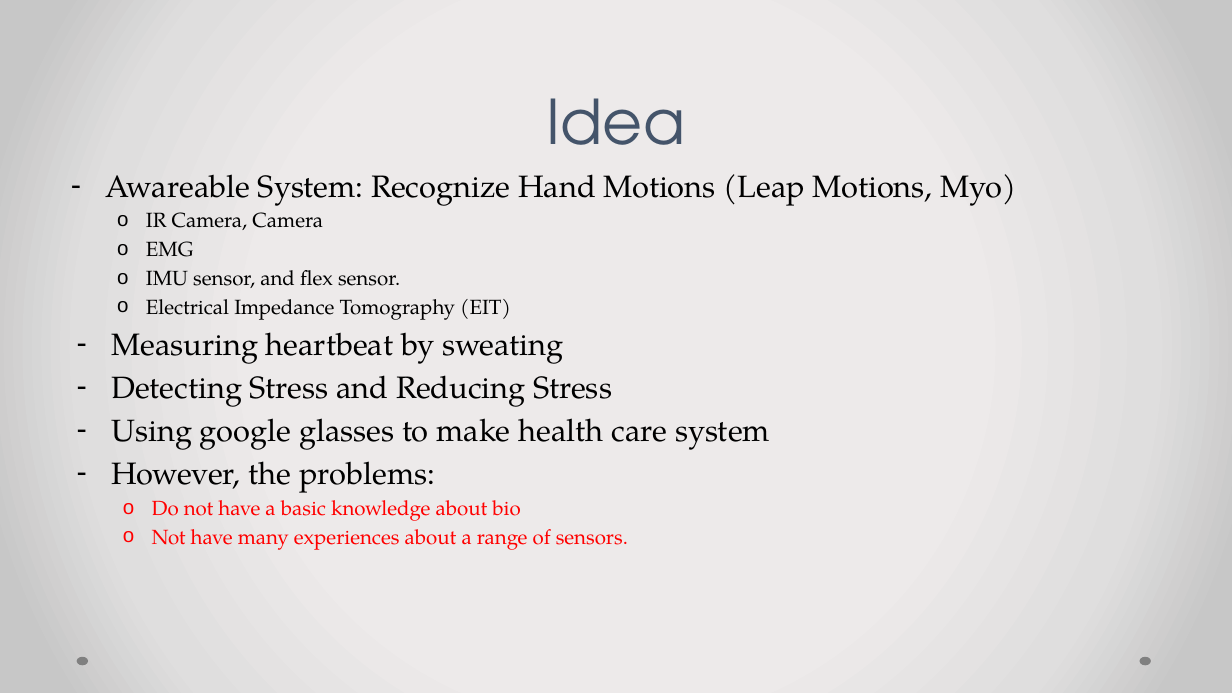
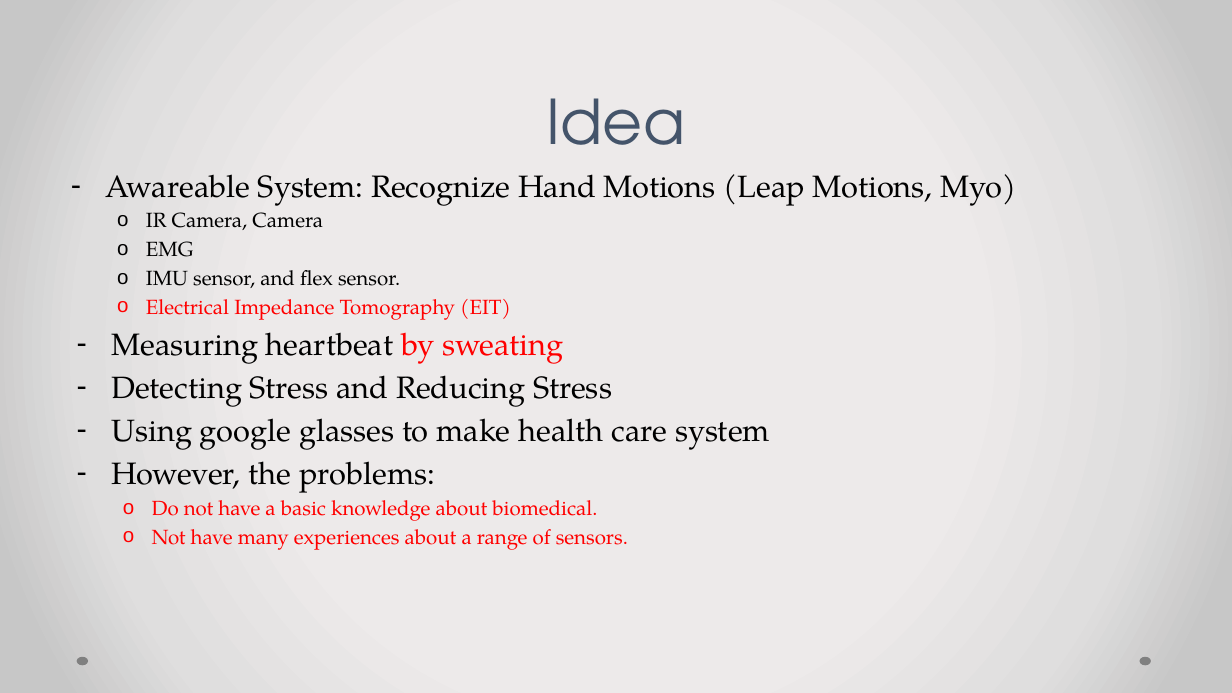
Before and after one commit to cuongtv89ks/senimar, a slide deck: slide 14 of Seminar 1.pptx. Drawn at 1232x693 pixels with LibreOffice and Linux fonts; fonts in the diff are those of the drawing. Boxes give left, top, right and bottom in pixels: in the first picture for what was removed or moved away, otherwise in the second. Text is boxed around its words. In the diff, an @@ line names an element or a change of style, - is before the commit and + after.

Commit message:
changed a little bit

```diff
--- a/Seminar 1.pptx
+++ b/Seminar 1.pptx
@@ text at bbox=[111, 299, 564, 364]: text colour #000000 to #FF0000 in "Electrical Impedance Tomography (EIT)", "by sweating" @@
@@ text at bbox=[152, 500, 597, 521]: text changed @@
-  o Do not have a basic knowledge about bio
+  o Do not have a basic knowledge about biomedical.
```
